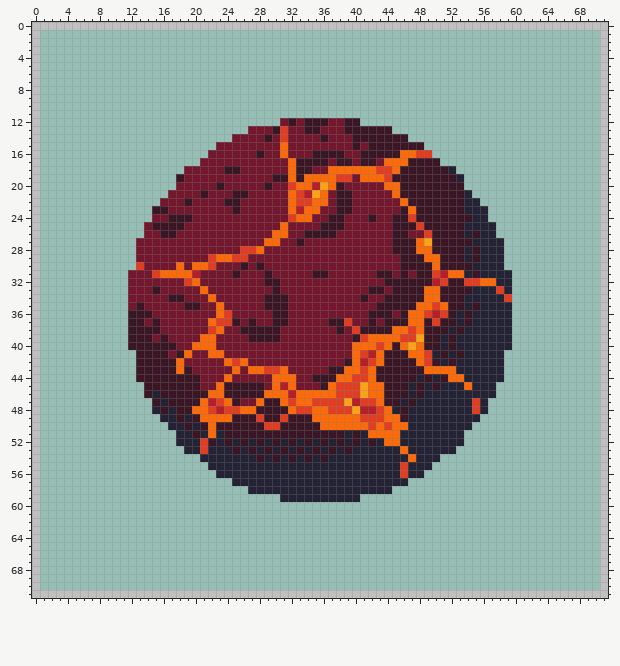
Sprite sheet -- assets/player2.png. Above, as it was before the edit.
The file is 72x72 pixels.
And afterwards:
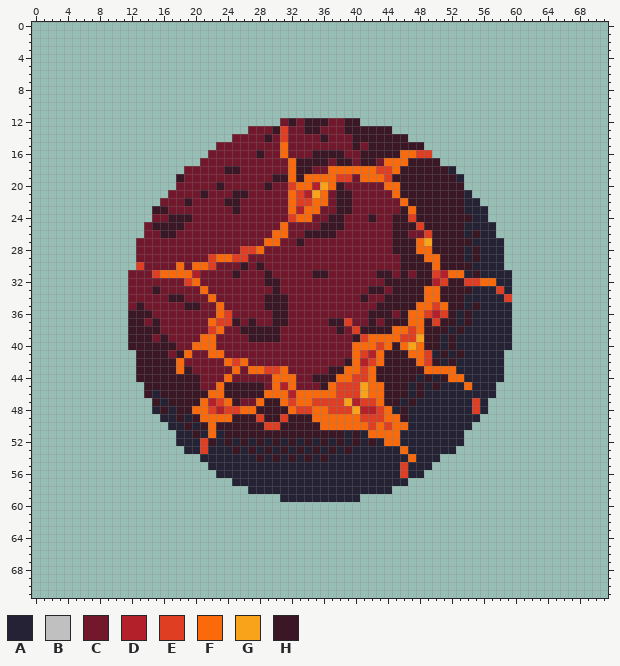
Palette (. is transparent): A #242234  B #c0c0c0  C #73172d  D #b4202a  E #df3e23  F #fa6a0a  G #f9a31b  H #3b1725
From old to new:
Changed rows in their new state; - is an unchanged pixel.
first column x 0:
 0 ........................................................................
 1 .----------------------------------------------------------------------.
 2 .----------------------------------------------------------------------.
 3 .----------------------------------------------------------------------.
 4 .----------------------------------------------------------------------.
 5 .----------------------------------------------------------------------.
 6 .----------------------------------------------------------------------.
 7 .----------------------------------------------------------------------.
 8 .----------------------------------------------------------------------.
 9 .----------------------------------------------------------------------.
10 .----------------------------------------------------------------------.
11 .----------------------------------------------------------------------.
12 .----------------------------------------------------------------------.
13 .----------------------------------------------------------------------.
14 .----------------------------------------------------------------------.
15 .----------------------------------------------------------------------.
16 .----------------------------------------------------------------------.
17 .----------------------------------------------------------------------.
18 .----------------------------------------------------------------------.
19 .----------------------------------------------------------------------.
20 .----------------------------------------------------------------------.
21 .----------------------------------------------------------------------.
22 .----------------------------------------------------------------------.
23 .----------------------------------------------------------------------.
24 .----------------------------------------------------------------------.
25 .----------------------------------------------------------------------.
26 .----------------------------------------------------------------------.
27 .----------------------------------------------------------------------.
28 .----------------------------------------------------------------------.
29 .----------------------------------------------------------------------.
30 .----------------------------------------------------------------------.
31 .----------------------------------------------------------------------.
32 .----------------------------------------------------------------------.
33 .----------------------------------------------------------------------.
34 .----------------------------------------------------------------------.
35 .----------------------------------------------------------------------.
36 .----------------------------------------------------------------------.
37 .----------------------------------------------------------------------.
38 .----------------------------------------------------------------------.
39 .----------------------------------------------------------------------.
40 .----------------------------------------------------------------------.
41 .----------------------------------------------------------------------.
42 .----------------------------------------------------------------------.
43 .----------------------------------------------------------------------.
44 .----------------------------------------------------------------------.
45 .----------------------------------------------------------------------.
46 .----------------------------------------------------------------------.
47 .----------------------------------------------------------------------.
48 .----------------------------------------------------------------------.
49 .----------------------------------------------------------------------.
50 .----------------------------------------------------------------------.
51 .----------------------------------------------------------------------.
52 .----------------------------------------------------------------------.
53 .----------------------------------------------------------------------.
54 .----------------------------------------------------------------------.
55 .----------------------------------------------------------------------.
56 .----------------------------------------------------------------------.
57 .----------------------------------------------------------------------.
58 .----------------------------------------------------------------------.
59 .----------------------------------------------------------------------.
60 .----------------------------------------------------------------------.
61 .----------------------------------------------------------------------.
62 .----------------------------------------------------------------------.
63 .----------------------------------------------------------------------.
64 .----------------------------------------------------------------------.
65 .----------------------------------------------------------------------.
66 .----------------------------------------------------------------------.
67 .----------------------------------------------------------------------.
68 .----------------------------------------------------------------------.
69 .----------------------------------------------------------------------.
70 .----------------------------------------------------------------------.
71 ........................................................................
